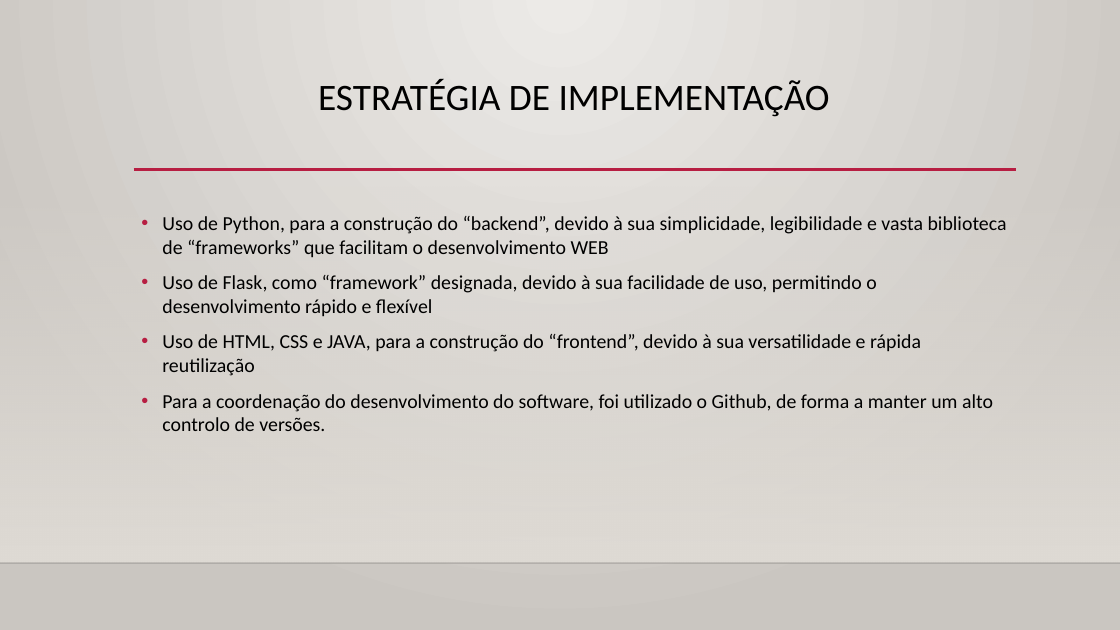
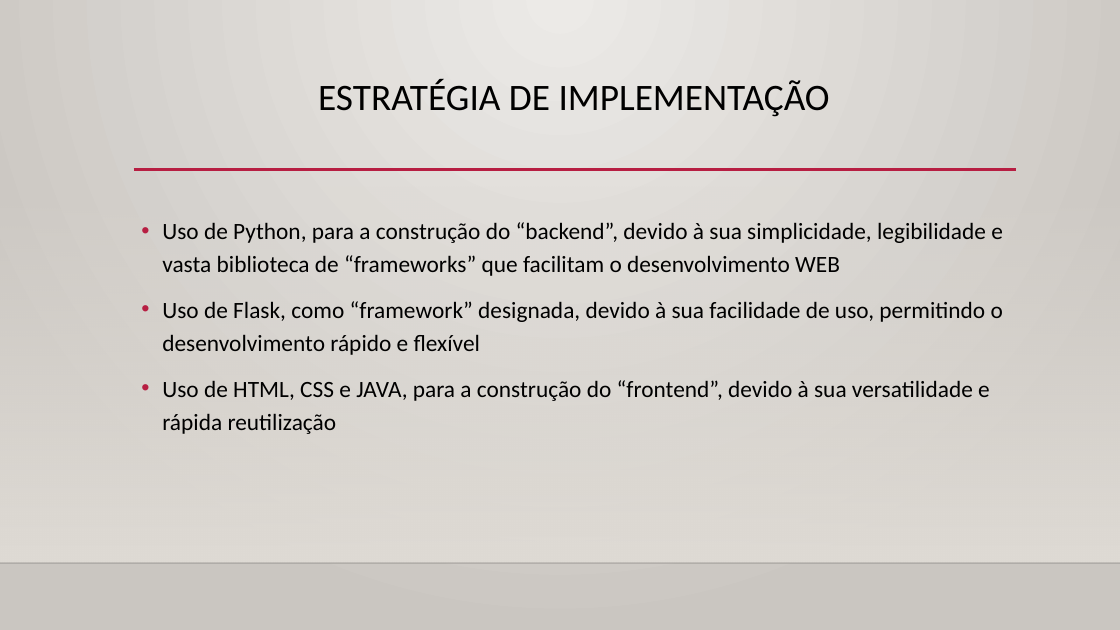
Before and after one commit to Projeto-ECO/Fase-3, a slide deck: slide 10 of Editables/Fase 3 - Construção.pptx. Drawn at 1120x630 pixels with LibreOffice and Linux fonts; fonts in the diff are those of the drawing; background and template pictures are left out. Boxes give left, top, right and bottom in pixels: in the first picture for what was removed or moved away, otherwise in the second. Text is boxed around its words. In the diff, an @@ line names an element or a change of style, - is before the commit and + after.

```diff
--- a/Editables/Fase 3 - Construção.pptx
+++ b/Editables/Fase 3 - Construção.pptx
@@ text "Uso de Python, para a ..." at [162, 222, 1003, 434]: size 17 to 20 pt; line spacing 1 to 1.2 @@
@@ text at [162, 394, 993, 431]: paragraph removed @@
-• Para a coordenação do desenvolvimento do software, foi utilizado o Github, de forma a manter um alto controlo de versões.
```
Also in this commit, not shown: 1 other slide changed, 3 slides added, 2 slides removed, 1 other file.
